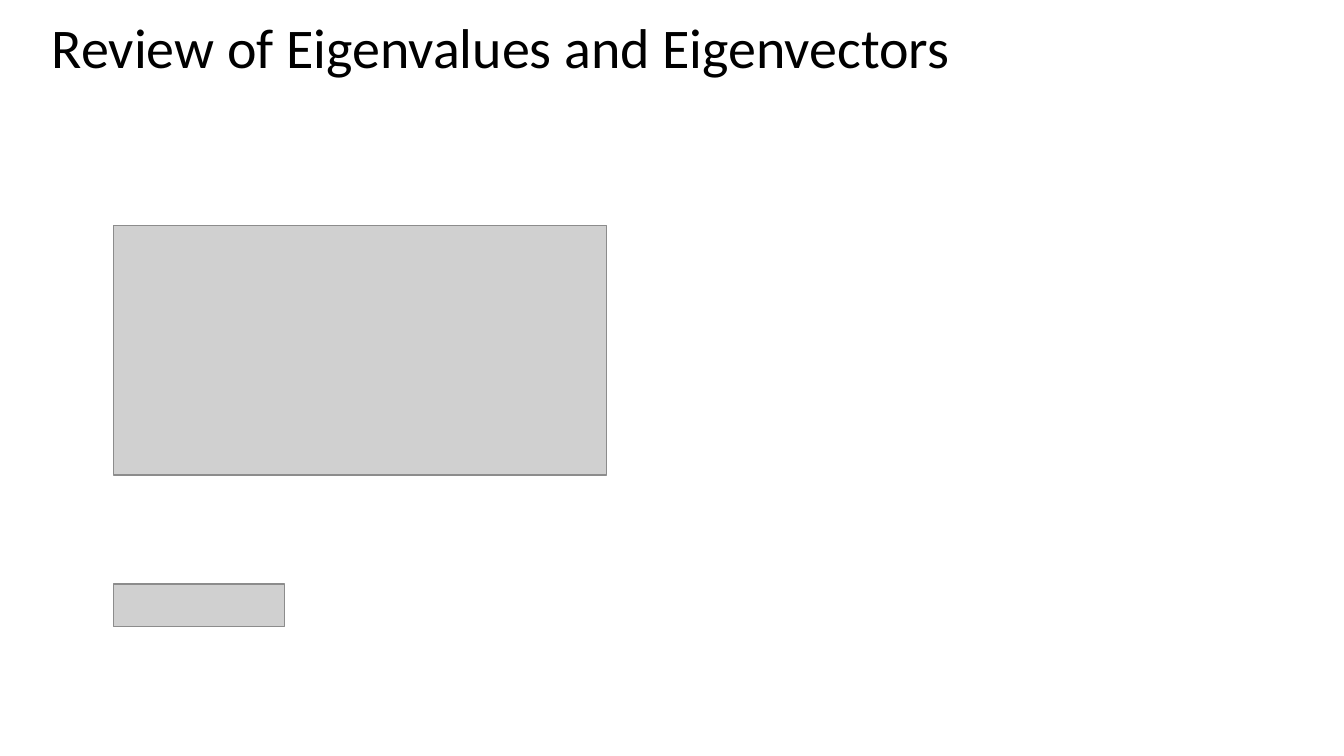
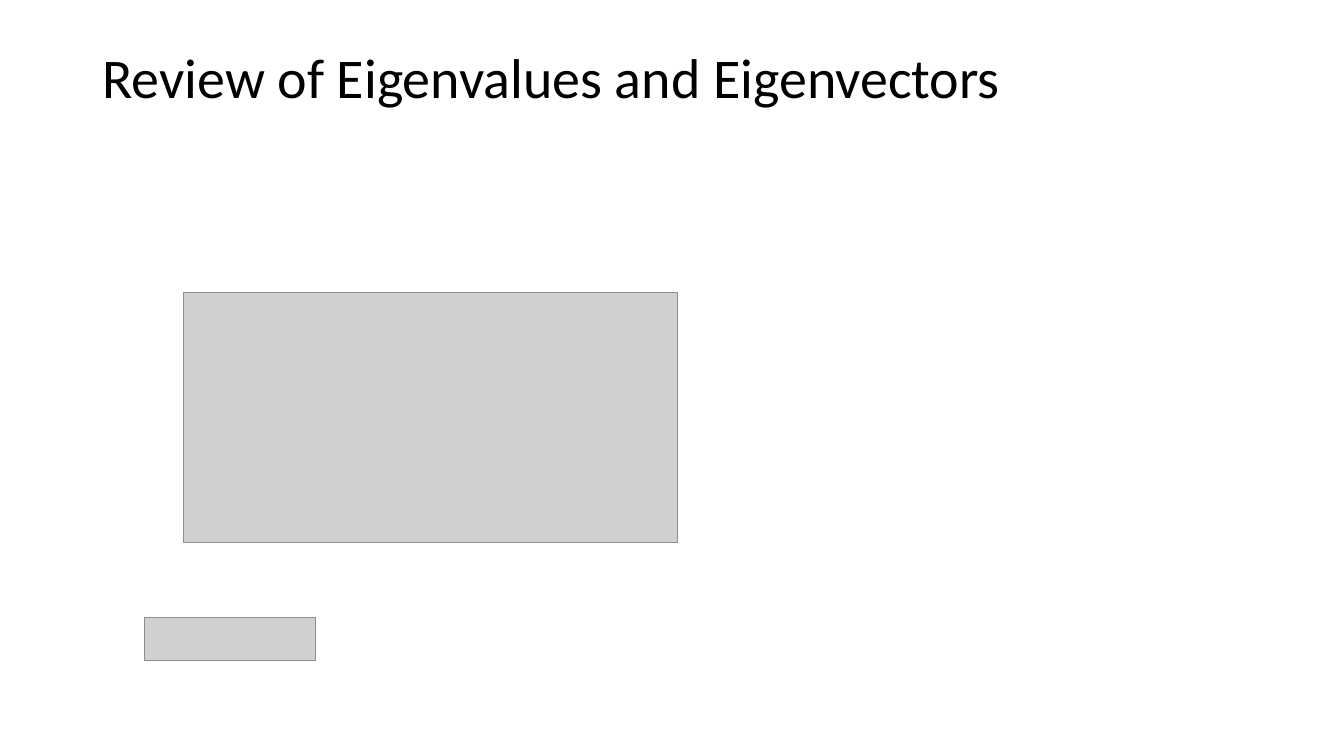
Before and after one commit to StephenElston/CSCI-E-108, a slide deck: slide 59 of slides/6_IntroductionToClustering.pptx (slide 49 before the commit). Drawn at 1344x756 pixels with LibreOffice and Linux fonts; fonts in the diff are those of the drawing; grey boxes stand for pictures. Boxes give left, top, right and bottom in pixels: in the first picture for what was removed or moved away, otherwise in the second. Text is boxed around its words. In the diff, an @@ line names an element or a change of style, - is before the commit and + after.

```diff
--- a/slides/6_IntroductionToClustering.pptx
+++ b/slides/6_IntroductionToClustering.pptx
@@ title "Review of Eigenvalues and Eigenvectors": place and size @@
-title "Review of Eigenvalues and Eigenvectors" at (52,29,950,78)
+title "Review of Eigenvalues and Eigenvectors" at (102,59,1000,108)
@@ title "Review of Eigenvalues and Eigenvectors" at (102,59,1000,108): line spacing 0.8 to 0.9; vertical alignment top to middle @@
@@ picture: place and size @@
-picture at (113,225,606,475)
+picture at (184,292,677,542)
@@ picture: place and size @@
-picture at (113,584,284,627)
+picture at (144,618,316,661)
```
Also in this commit, not shown: 11 other slides changed.
